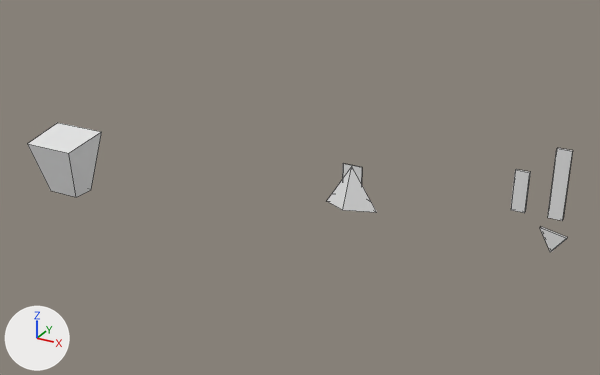
Renders of the Blender file TacoSpikyLightbulb/Assets/VecMeshes/Hero/EDITOR/hero-models.blend from each side of a commit.
Both versions are drawn from a camera (50 mm lens) standing at (0.0969, -0.2084, 0.1068) and looking at (-0.0104, -0.0135, 0.0094). Lighting does not change. The marker at lower left points along +X, +Y and +Z. Mesh edges are drawn as thin lines. The same objects are shown in both versions, whatever each file hides.

The older version as bpy lines, for what is in view:
```python
me_cube_031 = bpy.data.meshes.new('Cube.031')
me_cube_031.from_pydata(...)  # 8 vertices, 5 faces; spans x -0.0092..0.0092, y -0.0072..0.0072, z -0.0002..0.0192
me_cube_033 = bpy.data.meshes.new('Cube.033')
me_cube_033.from_pydata([(0.00195, -0.0005, 0.0), (0.00195, -0.0005, 0.0117), (-0.00195, -0.0005, 0.0117), (-0.00195, -0.0005, 0.0), (-0.00195, 0.0005, 0.0), (0.00195, 0.0005, 0.0), (0.00195, 0.0005, 0.0117), (-0.00195, 0.0005, 0.0117)], [], [(0, 1, 2, 3), (5, 4, 7, 6)])
me_cube_035 = bpy.data.meshes.new('Cube.035')
me_cube_035.from_pydata([(-0.0019, -0.0005, 0.0), (0.002, -0.0005, 0.0197), (-0.0019, -0.0005, 0.0197), (0.0019, -0.0005, 0.0), (-0.0019, 0.0005, 0.0), (0.002, 0.0005, 0.0197), (-0.0019, 0.0005, 0.0197), (0.0019, 0.0005, 0.0)], [], [(4, 6, 5, 7), (0, 3, 1, 2)])
ob_arm_001 = bpy.data.objects.new('arm.001', me_cube_035)
ob_arm_001.location = (0.06, 0.0, 0.01)
ob_body_001 = bpy.data.objects.new('body.001', me_cube_031)
ob_body_001.location = (-0.0866, -0.0286, -0.0018)
ob_leg_001 = bpy.data.objects.new('leg.001', me_cube_033)
ob_leg_001.location = (0.05, 0.0, 0.01)
# also in view: 'head.001' at (0.0, 0.0, 0.0061)
```
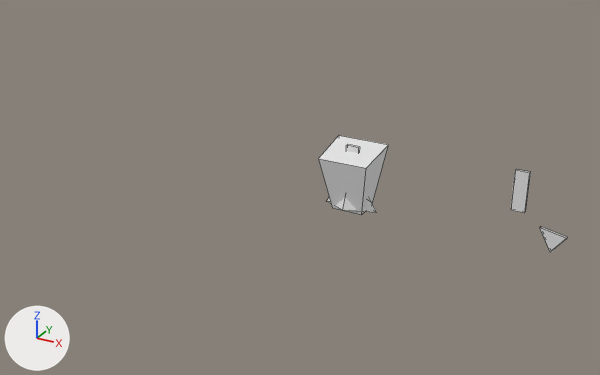
The edits, one by one:
Object 'arm.001' (ob_arm_001) moves from (0.06, 0.0, 0.01) to (0.0, 0.0, 0.0).
Object 'body.001' (ob_body_001) moves from (-0.0866, -0.0286, -0.0018) to (0.0, 0.0, 0.0).

Location of each change, [x1, y1, x2, y2] in pixels of the pictures (600 x 375 px):
'body.001', moved
    before: [28, 123, 102, 197]
    after: [318, 135, 389, 215]
'arm.001', moved
    before: [548, 148, 573, 221]
    after: [346, 145, 360, 153]
'head.001', unchanged, covered by the edit
    before: [327, 166, 377, 213]
    after: [327, 197, 377, 213]
